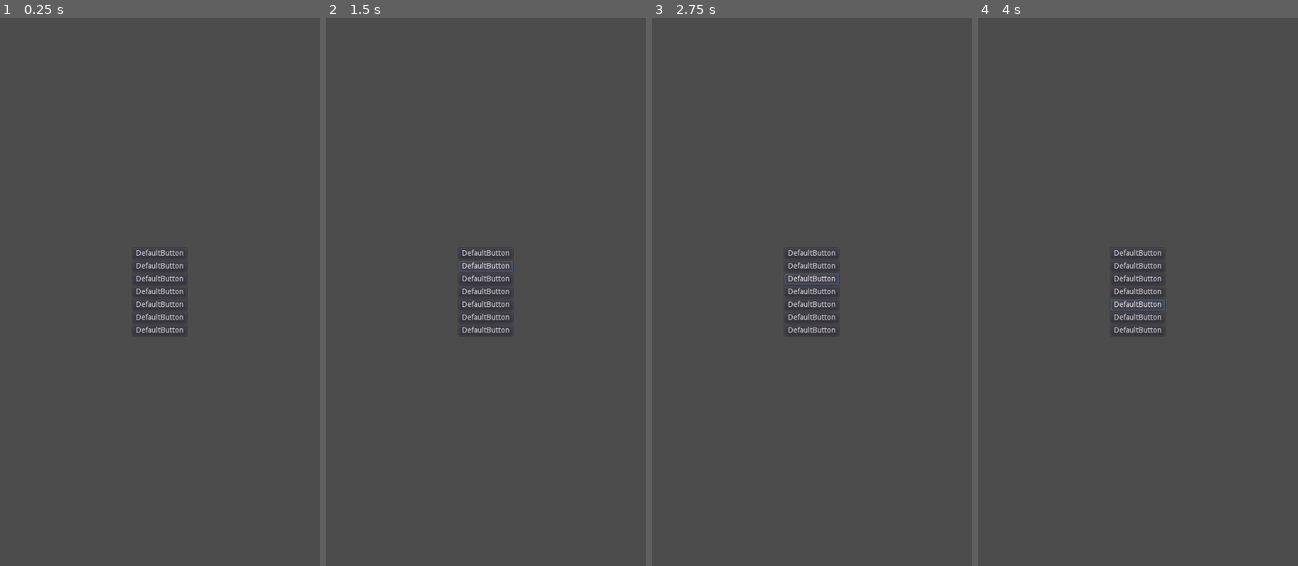
Above: before the commit, frames 1-4 (left to right).
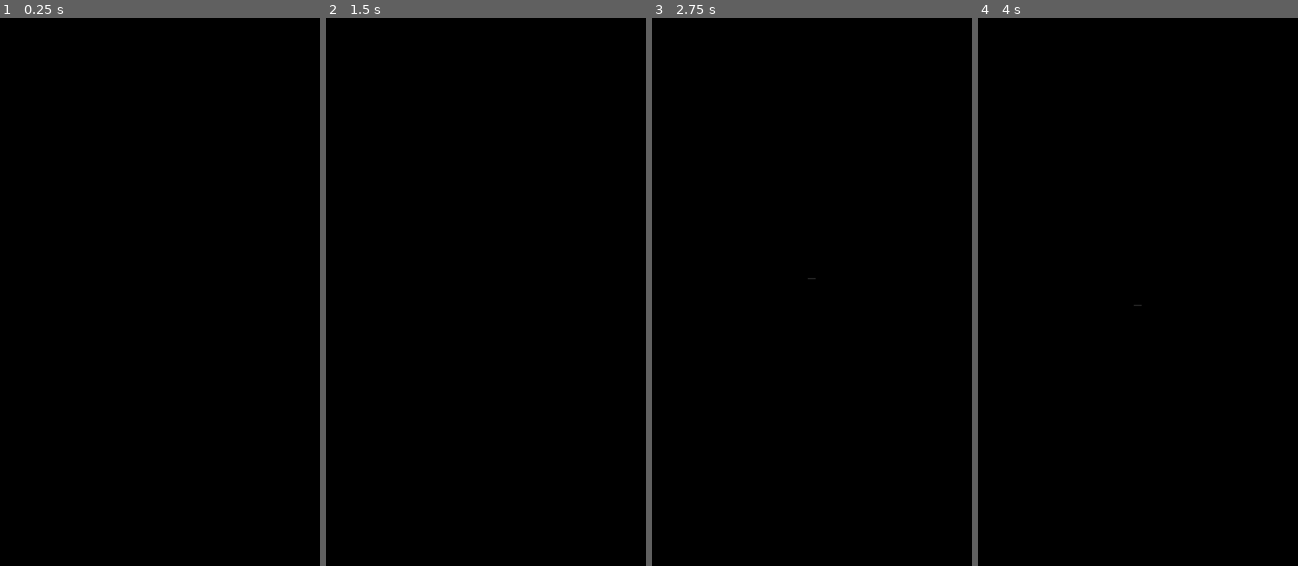
Above: after the commit, the same moments.

Repository: flight714/MedicationFlashCard
Game: Godot game, scene res://MainMenu.tscn
Two runs of this game, one before a commit and one after it. Both use one fixed random seed, a clock stepped at 60 frames per second and the inputs below.
Inputs (mouse positions are in pixels of both pictures, inside the frame that each line leads up to):
- Up to frame 1 (0.25 s): no input
- Up to frame 2 (1.5 s): click (486, 253) at 0.5 s, where only the run before the commit has a clickable "DefaultButton"; click (486, 264) at 1.25 s, where only the run before the commit has a clickable "DefaultButton"
- Up to frame 3 (2.75 s): click (812, 281) at 2 s, where only the run after the commit has a clickable "Search Library"
- Up to frame 4 (4 s): click (1138, 281) at 2.75 s, where only the run before the commit has a clickable "DefaultButton"; click (1138, 302) at 3.5 s, where only the run after the commit has a clickable "View Selection"

The runs differ from the first frame. In frame 1, 100% of the frame differs, in the area x 0-100%, y 0-100%; in frame 2, 100%; in frame 3, 100%; in frame 4, 100%.

Commit message:
Victories and Defeats
Most of the file system appears to work (need to inforporate more when finished with card code).

Flashcard draws correctly on onsent but needs tweaking to work correctly. Looking into alternate formats for row formatting.

Diff:
--- a/MainMenu.gd
+++ b/MainMenu.gd
@@ -1,4 +1,30 @@
 extends Node2D
 
 func _ready():
-	pass
+	$CanvasLayer/Background.color = ProgramController.get_background_color()
+	for c in $CanvasLayer/CenterContainer/VBoxContainer.get_children():
+		c.modulate = ProgramController.check_body_system_color("null")
+		c.modulate.a = 0.0
+	fade_in(1.5)
+
+func _on_CreateNew_pressed():
+# warning-ignore:return_value_discarded
+	get_tree().change_scene("res://flashcard_code/FlashCard.tscn")
+
+func fade_in(speed=0.7):
+	var fade_tween = Tween.new()
+	add_child(fade_tween)
+	for c in $CanvasLayer/CenterContainer/VBoxContainer.get_children():
+		fade_tween.interpolate_property(c, "modulate", c.modulate, Color(c.modulate.r, c.modulate.b, c.modulate.b, 1.0), speed, Tween.TRANS_LINEAR, Tween.EASE_IN)
+	fade_tween.start()
+	yield(fade_tween, "tween_all_completed")
+	fade_tween.queue_free()
+
+func fade_out(speed=0.7):
+	var fade_tween = Tween.new()
+	add_child(fade_tween)
+	for c in $CanvasLayer/CenterContainer/VBoxContainer.get_children():
+		fade_tween.interpolate_property(c, "modulate", c.modulate, Color(c.modulate.r, c.modulate.b, c.modulate.b, 0.0), speed, Tween.TRANS_LINEAR, Tween.EASE_IN)
+	fade_tween.start()
+	yield(fade_tween, "tween_all_completed")
+	fade_tween.queue_free()
--- a/MainMenu.tscn
+++ b/MainMenu.tscn
@@ -1,11 +1,24 @@
-[gd_scene load_steps=2 format=2]
+[gd_scene load_steps=5 format=2]
 
 [ext_resource path="res://MainMenu.gd" type="Script" id=1]
+[ext_resource path="res://assets/fonts/MainButtonStyleBox.tres" type="StyleBox" id=2]
+[ext_resource path="res://assets/fonts/MainButtonTheme.tres" type="Theme" id=3]
+
+[sub_resource type="StyleBoxFlat" id=1]
+bg_color = Color( 0.6, 0.6, 0.6, 0.317647 )
 
 [node name="MainMenu" type="Node2D"]
 script = ExtResource( 1 )
 
 [node name="CanvasLayer" type="CanvasLayer" parent="."]
+
+[node name="Background" type="ColorRect" parent="CanvasLayer"]
+anchor_right = 1.0
+anchor_bottom = 1.0
+color = Color( 0, 0, 0, 1 )
+__meta__ = {
+"_edit_use_anchors_": false
+}
 
 [node name="CenterContainer" type="CenterContainer" parent="CanvasLayer"]
 anchor_right = 1.0
@@ -15,48 +28,56 @@
 }
 
 [node name="VBoxContainer" type="VBoxContainer" parent="CanvasLayer/CenterContainer"]
-margin_left = 249.0
-margin_top = 430.0
-margin_right = 350.0
-margin_bottom = 594.0
+margin_left = 233.0
+margin_top = 396.0
+margin_right = 367.0
+margin_bottom = 628.0
+custom_constants/separation = 48
 
-[node name="Button" type="Button" parent="CanvasLayer/CenterContainer/VBoxContainer"]
-margin_right = 101.0
-margin_bottom = 20.0
-text = "DefaultButton"
+[node name="CreateNew" type="Button" parent="CanvasLayer/CenterContainer/VBoxContainer"]
+margin_right = 134.0
+margin_bottom = 22.0
+theme = ExtResource( 3 )
+custom_styles/hover = SubResource( 1 )
+custom_styles/pressed = ExtResource( 2 )
+custom_styles/focus = ExtResource( 2 )
+custom_styles/disabled = ExtResource( 2 )
+custom_styles/normal = ExtResource( 2 )
+text = "Create New Card"
 
-[node name="Button2" type="Button" parent="CanvasLayer/CenterContainer/VBoxContainer"]
-margin_top = 24.0
-margin_right = 101.0
-margin_bottom = 44.0
-text = "DefaultButton"
+[node name="Search Library" type="Button" parent="CanvasLayer/CenterContainer/VBoxContainer"]
+margin_top = 70.0
+margin_right = 134.0
+margin_bottom = 92.0
+theme = ExtResource( 3 )
+custom_styles/hover = SubResource( 1 )
+custom_styles/pressed = ExtResource( 2 )
+custom_styles/focus = ExtResource( 2 )
+custom_styles/disabled = ExtResource( 2 )
+custom_styles/normal = ExtResource( 2 )
+text = "Search Library"
 
-[node name="Button3" type="Button" parent="CanvasLayer/CenterContainer/VBoxContainer"]
-margin_top = 48.0
-margin_right = 101.0
-margin_bottom = 68.0
-text = "DefaultButton"
+[node name="View Selection" type="Button" parent="CanvasLayer/CenterContainer/VBoxContainer"]
+margin_top = 140.0
+margin_right = 134.0
+margin_bottom = 162.0
+theme = ExtResource( 3 )
+custom_styles/hover = SubResource( 1 )
+custom_styles/pressed = ExtResource( 2 )
+custom_styles/focus = ExtResource( 2 )
+custom_styles/disabled = ExtResource( 2 )
+custom_styles/normal = ExtResource( 2 )
+text = "View Selection"
 
-[node name="Button4" type="Button" parent="CanvasLayer/CenterContainer/VBoxContainer"]
-margin_top = 72.0
-margin_right = 101.0
-margin_bottom = 92.0
-text = "DefaultButton"
-
-[node name="Button5" type="Button" parent="CanvasLayer/CenterContainer/VBoxContainer"]
-margin_top = 96.0
-margin_right = 101.0
-margin_bottom = 116.0
-text = "DefaultButton"
-
-[node name="Button6" type="Button" parent="CanvasLayer/CenterContainer/VBoxContainer"]
-margin_top = 120.0
-margin_right = 101.0
-margin_bottom = 140.0
-text = "DefaultButton"
-
-[node name="Button7" type="Button" parent="CanvasLayer/CenterContainer/VBoxContainer"]
-margin_top = 144.0
-margin_right = 101.0
-margin_bottom = 164.0
-text = "DefaultButton"
+[node name="Settings" type="Button" parent="CanvasLayer/CenterContainer/VBoxContainer"]
+margin_top = 210.0
+margin_right = 134.0
+margin_bottom = 232.0
+theme = ExtResource( 3 )
+custom_styles/hover = SubResource( 1 )
+custom_styles/pressed = ExtResource( 2 )
+custom_styles/focus = ExtResource( 2 )
+custom_styles/disabled = ExtResource( 2 )
+custom_styles/normal = ExtResource( 2 )
+text = "Settings"
+[connection signal="pressed" from="CanvasLayer/CenterContainer/VBoxContainer/CreateNew" to="." method="_on_CreateNew_pressed"]
--- /dev/null
+++ b/assets/fonts/MainButtonStyleBox.tres
@@ -0,0 +1,3 @@
+[gd_resource type="StyleBoxEmpty" format=2]
+
+[resource]
--- /dev/null
+++ b/assets/fonts/MainButtonTheme.tres
@@ -0,0 +1,9 @@
+[gd_resource type="Theme" load_steps=3 format=2]
+
+[ext_resource path="res://assets/fonts/IBM_Plex_Serif/IBMPlexSerif-Bold.ttf" type="DynamicFontData" id=1]
+
+[sub_resource type="DynamicFont" id=1]
+font_data = ExtResource( 1 )
+
+[resource]
+default_font = SubResource( 1 )
--- /dev/null
+++ b/flashcard_code/AddButton.gd
@@ -0,0 +1,10 @@
+extends TextureButton
+
+signal _new_item_requested(category)
+var category : String = "null"
+
+func _ready():
+	pass
+
+func _on_AddButton_pressed():
+	emit_signal("_new_item_requested", category)
--- /dev/null
+++ b/flashcard_code/AddButton.tscn
@@ -0,0 +1,17 @@
+[gd_scene load_steps=3 format=2]
+
+[ext_resource path="res://assets/add_button.png" type="Texture" id=1]
+[ext_resource path="res://flashcard_code/AddButton.gd" type="Script" id=2]
+
+[node name="AddButton" type="TextureButton"]
+margin_right = 20.0
+margin_bottom = 20.0
+texture_normal = ExtResource( 1 )
+texture_pressed = ExtResource( 1 )
+texture_hover = ExtResource( 1 )
+expand = true
+script = ExtResource( 2 )
+__meta__ = {
+"_edit_use_anchors_": false
+}
+[connection signal="pressed" from="." to="." method="_on_AddButton_pressed"]
--- /dev/null
+++ b/flashcard_code/AltTesting.tscn
@@ -0,0 +1,39 @@
+[gd_scene load_steps=3 format=2]
+
+[ext_resource path="res://flashcard_code/CategoryRow.tscn" type="PackedScene" id=1]
+[ext_resource path="res://flashcard_code/DynamicLabel.tscn" type="PackedScene" id=2]
+
+[node name="AltTesting" type="Control"]
+anchor_top = 0.000167236
+anchor_right = 1.0
+anchor_bottom = 1.00017
+__meta__ = {
+"_edit_use_anchors_": false
+}
+
+[node name="VBoxContainer" type="VBoxContainer" parent="."]
+anchor_top = -0.00029929
+anchor_right = 1.0
+anchor_bottom = 0.999701
+__meta__ = {
+"_edit_use_anchors_": false
+}
+
+[node name="HBoxContainer" type="HBoxContainer" parent="VBoxContainer"]
+margin_right = 600.0
+margin_bottom = 24.0
+
+[node name="DynamicLabel" parent="VBoxContainer/HBoxContainer" instance=ExtResource( 2 )]
+margin_right = 12.0
+
+[node name="CategoryRow" parent="VBoxContainer/HBoxContainer" instance=ExtResource( 1 )]
+anchor_left = 0.0
+anchor_top = 0.0
+anchor_right = 0.0
+anchor_bottom = 0.0
+margin_left = 16.0
+margin_top = 0.0
+margin_right = 16.0
+margin_bottom = 24.0
+max_text_lines = 6
+max_columns = 17
--- /dev/null
+++ b/flashcard_code/CategoryRow.gd
@@ -0,0 +1,7 @@
+extends ItemList
+
+func _ready():
+	pass
+
+func _unhandled_input(event):
+	add_item("Hello world")
--- /dev/null
+++ b/flashcard_code/CategoryRow.tscn
@@ -0,0 +1,28 @@
+[gd_scene load_steps=4 format=2]
+
+[ext_resource path="res://assets/fonts/MainButtonTheme.tres" type="Theme" id=1]
+[ext_resource path="res://flashcard_code/CategoryRow.gd" type="Script" id=2]
+[ext_resource path="res://assets/fonts/MainButtonStyleBox.tres" type="StyleBox" id=3]
+
+[node name="CategoryRow" type="ItemList"]
+anchor_left = 0.017
+anchor_top = 0.01
+anchor_right = 0.983
+anchor_bottom = 0.049
+margin_left = -0.200001
+margin_top = -0.240001
+margin_right = 0.199951
+margin_bottom = -0.176003
+theme = ExtResource( 1 )
+custom_styles/cursor = ExtResource( 3 )
+custom_styles/selected_focus = ExtResource( 3 )
+custom_styles/bg_focus = ExtResource( 3 )
+custom_styles/cursor_unfocused = ExtResource( 3 )
+custom_styles/selected = ExtResource( 3 )
+custom_styles/bg = ExtResource( 3 )
+auto_height = true
+max_columns = 22
+script = ExtResource( 2 )
+__meta__ = {
+"_edit_use_anchors_": false
+}
--- /dev/null
+++ b/flashcard_code/DynamicLabel.gd
@@ -0,0 +1,5 @@
+extends Label
+
+
+func _ready():
+	pass
--- /dev/null
+++ b/flashcard_code/DynamicLabel.tscn
@@ -0,0 +1,19 @@
+[gd_scene load_steps=4 format=2]
+
+[ext_resource path="res://flashcard_code/DynamicLabel.gd" type="Script" id=1]
+[ext_resource path="res://assets/fonts/IBM_Plex_Serif/IBMPlexSerif-Regular.ttf" type="DynamicFontData" id=2]
+
+[sub_resource type="DynamicFont" id=1]
+size = 18
+use_filter = true
+font_data = ExtResource( 2 )
+
+[node name="DynamicLabel" type="Label"]
+margin_right = 14.0
+margin_bottom = 24.0
+custom_fonts/font = SubResource( 1 )
+text = "A"
+script = ExtResource( 1 )
+__meta__ = {
+"_edit_use_anchors_": false
+}
--- a/flashcard_code/FlashCard.gd
+++ b/flashcard_code/FlashCard.gd
@@ -3,69 +3,112 @@
 class_name FlashCard
 
 var screen_size = Rect2()
+
+var title_alpha = 0
+var categories_alpha = 1
+
+var dynamic_label = preload("res://flashcard_code/DynamicLabel.tscn")
+var add_button = preload("res://flashcard_code/AddButton.tscn")
+
+var label_position_dict = {}
 
 onready var category_dict = {
 	"title_card_position" : {
 		"position" :Vector2(),
-		"name" : "",
-		"label" : $Control/CardTitle
+		"name" : "New Medication",
+		"extra_rows" : 0,
+		"index" : 0,
+		"label" : $Control/CardTitle,
+		"add_button" : TextureButton
 		},
 	"Generic Name(s):" : {
 		"position" : Vector2(),
 		"name" : "",
 		"index" : 0,
+		"extra_rows" : 0,
 		"label" : $Control/Generic
 		},
 	"Brand Name(s):" : {
 		"position" : Vector2(),
 		"names" : [],
 		"index" : 1,
-		"label" : $Control/Brand
+		"extra_rows" : 0,
+		"label" : $Control/Brand,
+		"add_button" : TextureButton
 		},
 	"Indication:" : {
 		"position" : Vector2(),
 		"text" : "",
 		"index" : 2,
-		"label" : $Control/Indication
+		"extra_rows" : 0,
+		"label" : $Control/Indication,
+		"add_button" : TextureButton
 		},
 	"Route:" : {
 		"position" : Vector2(),
 		"routes" : [],
 		"index" : 3,
-		"label" : $Control/Route
+		"extra_rows" : 0,
+		"label" : $Control/Route,
+		"add_button" : TextureButton
 		},
 	"Action:" : {
 		"position" : Vector2(),
 		"text" : "",
 		"index" : 4,
-		"label" : $Control/Action
+		"extra_rows" : 0,
+		"label" : $Control/Action,
+		"add_button" : TextureButton
 		},
 	"Adverse Reactions:" : {
 		"position" : Vector2(),
 		"systems" : {},
 		"index" : 5,
 		"extra_rows" : 0,
-		"label" : $Control/AdverseReactions
+		"label" : $Control/AdverseReactions,
+		"add_button" : TextureButton
 		},
 	"Blackbox Warning:" : {
 		"position" : Vector2(),
 		"text" : "N/A",
 		"index" : 6,
-		"label" : $Control/BlackBoxWarnings
+		"extra_rows" : 0,
+		"label" : $Control/BlackBoxWarnings,
+		"add_button" : TextureButton
 		},
 	"Lab Effect:" : {
 		"position" : Vector2(),
 		"text" : "N/A",
 		"index" : 7,
-		"label" : $Control/LabEffects
+		"extra_rows" : 0,
+		"label" : $Control/LabEffects,
+		"add_button" : TextureButton
 		}
 	}
 var title_spacer = 50.0
 
 func _ready():
+	$Background.color = ProgramController.get_background_color()
+	for i in $Control.get_child_count():
+		$Control.get_children()[i].modulate = ProgramController.check_body_system_color("null")
 	update_screen_rect()
 # warning-ignore:return_value_discarded
 	get_tree().connect("screen_resized", self, "update_screen_rect")
+	setup_buttons()
+
+# warning-ignore:unused_argument
+func _process(delta):
+	category_dict["title_card_position"]["label"].modulate.a = title_alpha
+	for k in category_dict:
+		if k != "title_card_position":
+			category_dict[k]["label"].modulate.a = categories_alpha
+
+# warning-ignore:unused_argument
+func _unhandled_input(event):
+	#testing
+	if event.is_action_pressed("ui_accept"):
+		#pass
+		_add_field_text_to_category("Adverse Reactions:", "This should be approached with caution")
 
 func update_screen_rect():
 	screen_size = get_viewport().get_visible_rect()
@@ -76,20 +119,105 @@
 func _is_inside_screen(rect : Rect2) -> bool:
 	return screen_size.encloses(rect)
 
-func _add_next_label_on_row():
+func _add_label_to_row(category : String, label_text : String, assigned_system_color="null"):
+	var new_label = dynamic_label.instance()
+	new_label.text = label_text
+	new_label.modulate = ProgramController.check_body_system_color(assigned_system_color)
+	new_label.modulate.a = categories_alpha
+	add_child(new_label)
+	var new_position : Vector2
+	if !label_position_dict.has(category):
+		new_position = Vector2(category_dict[category]["label"].rect_position.x, category_dict[category]["label"].rect_position.y + 8)
+		new_position.x += category_dict[category]["label"].rect_size.x*1.05
+		label_position_dict[category] = [new_position]
+	new_label.rect_position = label_position_dict[category].back()
+	if !_is_inside_screen(new_label.get_rect()):
+		if category_dict[category].has("extra_rows"):
+			if category_dict[category]["extra_rows"] == 0:
+				category_dict[category]["extra_rows"] += 1
+			else:
+				category_dict[category]["extra_rows"] += 0.5
+			setup_categories()
+			new_label.rect_position = Vector2(category_dict[category]["label"].rect_position.x, (category_dict[category]["index"]+category_dict[category]["extra_rows"])*title_spacer)
+	var next_position = new_label.rect_position + Vector2(new_label.rect_size.x+5, 0)
+	category_dict[category]["add_button"].rect_position = next_position
+	label_position_dict[category].append(next_position)
+	update_buttons()
+
+# warning-ignore:unused_argument
+func _add_field_text_to_category(category : String, new_text : String):
+# warning-ignore:unused_variable
+	var text_array = new_text.split(" ")
+	var system_color = ProgramController.get_body_system_by_effect(new_text)
+	for word in text_array:
+		_add_label_to_row(category, word, system_color)
+
+# warning-ignore:unused_argument
+func _add_new_item(category : String):
 	pass
 
+func update_categories():
+	for k in category_dict:
+		if category_dict[k].has("text"):
+			pass
+		if category_dict[k].has("route"):
+			pass
+		if category_dict[k].has("systems"):
+			pass
+
 func setup_categories():
-	var row_modifier = category_dict["Adverse Reactions:"]["extra_rows"]
 	for k in category_dict:
 		if k == "title_card_position":
-			category_dict[k]["position"] = (get_viewport().size * 0.5) - category_dict[k]["label"].rect_size*0.5
+			category_dict[k]["position"] = (get_viewport().size * 0.5) - category_dict[k]["label"].rect_size*1.5
 			category_dict[k]["label"].set_position(category_dict[k]["position"])
 			category_dict[k]["label"].text = category_dict[k]["name"]
 		else:
 			var modifier = category_dict[k]["index"]
-			if modifier > category_dict["Adverse Reactions:"]["index"]:
-				modifier += row_modifier
+			var previous_extra_rows = 0
+			for j in category_dict:
+				if category_dict[j]["index"] < category_dict[k]["index"]:
+					previous_extra_rows += category_dict[j]["extra_rows"]
+			modifier += previous_extra_rows
 			category_dict[k]["position"] = Vector2(screen_size.position.x, screen_size.position.y + (title_spacer*modifier))
 			category_dict[k]["label"].set_position(category_dict[k]["position"])
 			category_dict[k]["label"].text = k
+
+		#"add_button" : TextureButton
+func setup_buttons():
+	for k in category_dict:
+		if k != "title_card_position":
+			var new_add_button = add_button.instance()
+			add_child(new_add_button)
+			new_add_button.category = k
+			new_add_button.connect("_new_item_requested", self, "_add_new_item")
+			new_add_button.rect_position = category_dict[k]["position"] + Vector2(category_dict[k]["label"].rect_size.x,9)
+			category_dict[k]["add_button"] = new_add_button
+
+func update_buttons():
+	for k in category_dict:
+		if category_dict[k].has("add_button"):
+			var button : TextureButton
+			button = category_dict[k]["add_button"]
+			if label_position_dict.has(k):
+				button.rect_position = label_position_dict[k].back()
+			else:
+				button.rect_position = category_dict[k]["position"]
+
+# EFFECTS
+func flip_card_to_title():
+	var flip_tween = Tween.new()
+	add_child(flip_tween)
+	flip_tween.interpolate_property(self, "title_alpha", title_alpha, 1.0, 0.7, Tween.TRANS_SINE, Tween.EASE_IN_OUT)
+	flip_tween.interpolate_property(self, "categories_alpha", categories_alpha, 0.0, 0.7, Tween.TRANS_SINE, Tween.EASE_IN_OUT)
+	flip_tween.start()
+	yield(flip_tween, "tween_completed")
+	flip_tween.queue_free()
+
+func flip_card_to_categories():
+	var flip_tween = Tween.new()
+	add_child(flip_tween)
+	flip_tween.interpolate_property(self, "title_alpha", title_alpha, 0.0, 0.7, Tween.TRANS_SINE, Tween.EASE_IN_OUT)
+	flip_tween.interpolate_property(self, "categories_alpha", categories_alpha, 1.0, 0.7, Tween.TRANS_SINE, Tween.EASE_IN_OUT)
+	flip_tween.start()
+	yield(flip_tween, "tween_completed")
+	flip_tween.queue_free()
--- a/flashcard_code/FlashCard.tscn
+++ b/flashcard_code/FlashCard.tscn
@@ -12,6 +12,14 @@
 [node name="FlashCard" type="CanvasLayer"]
 script = ExtResource( 1 )
 
+[node name="Background" type="ColorRect" parent="."]
+anchor_right = 1.0
+anchor_bottom = 1.0
+color = Color( 0, 0, 0, 1 )
+__meta__ = {
+"_edit_use_anchors_": false
+}
+
 [node name="Control" type="Control" parent="."]
 anchor_right = 1.0
 anchor_bottom = 1.0
@@ -20,7 +28,6 @@
 }
 
 [node name="CardTitle" type="Label" parent="Control"]
-visible = false
 anchor_left = -0.00107188
 anchor_right = -0.00107188
 anchor_bottom = 0.0166016
@@ -43,7 +50,7 @@
 margin_right = 147.144
 margin_bottom = 68.607
 custom_fonts/font = SubResource( 1 )
-text = "false"
+text = "Generic Name(s):"
 __meta__ = {
 "_edit_use_anchors_": false
 }
@@ -57,7 +64,7 @@
 margin_right = 147.144
 margin_bottom = 68.607
 custom_fonts/font = SubResource( 1 )
-text = "false"
+text = "Brand Name(s):"
 __meta__ = {
 "_edit_use_anchors_": false
 }
@@ -71,7 +78,7 @@
 margin_right = 147.144
 margin_bottom = 68.607
 custom_fonts/font = SubResource( 1 )
-text = "false"
+text = "Indication:"
 __meta__ = {
 "_edit_use_anchors_": false
 }
@@ -85,7 +92,7 @@
 margin_right = 147.144
 margin_bottom = 68.607
 custom_fonts/font = SubResource( 1 )
-text = "false"
+text = "Action:"
 __meta__ = {
 "_edit_use_anchors_": false
 }
@@ -99,7 +106,7 @@
 margin_right = 147.144
 margin_bottom = 68.607
 custom_fonts/font = SubResource( 1 )
-text = "false"
+text = "Route:"
 __meta__ = {
 "_edit_use_anchors_": false
 }
@@ -113,7 +120,7 @@
 margin_right = 147.144
 margin_bottom = 68.607
 custom_fonts/font = SubResource( 1 )
-text = "false"
+text = "Adverse Reactions:"
 __meta__ = {
 "_edit_use_anchors_": false
 }
@@ -127,7 +134,7 @@
 margin_right = 147.144
 margin_bottom = 68.607
 custom_fonts/font = SubResource( 1 )
-text = "false"
+text = "Blackbox Warning:"
 __meta__ = {
 "_edit_use_anchors_": false
 }
@@ -136,12 +143,12 @@
 anchor_left = -0.00107188
 anchor_right = -0.00107188
 anchor_bottom = 0.0166016
-margin_left = 86.1438
-margin_top = 50.607
-margin_right = 147.144
-margin_bottom = 68.607
+margin_left = 86.6431
+margin_top = 51.0
+margin_right = 228.643
+margin_bottom = 69.0
 custom_fonts/font = SubResource( 1 )
-text = "false"
+text = "Lab Effects"
 __meta__ = {
 "_edit_use_anchors_": false
 }
--- /dev/null
+++ b/flashcard_code/TextField.gd
@@ -0,0 +1,4 @@
+extends RichTextLabel
+
+func _ready():
+	modulate = ProgramController.check_body_system_color("null")
--- /dev/null
+++ b/flashcard_code/TextField.tscn
@@ -0,0 +1,21 @@
+[gd_scene load_steps=5 format=2]
+
+[ext_resource path="res://assets/fonts/IBM_Plex_Serif/IBMPlexSerif-Regular.ttf" type="DynamicFontData" id=1]
+[ext_resource path="res://flashcard_code/TextField.gd" type="Script" id=2]
+
+[sub_resource type="DynamicFont" id=1]
+size = 18
+use_filter = true
+font_data = ExtResource( 1 )
+
+[sub_resource type="Theme" id=2]
+default_font = SubResource( 1 )
+
+[node name="RichTextLabel" type="RichTextLabel"]
+margin_right = 98.0
+margin_bottom = 40.0
+theme = SubResource( 2 )
+script = ExtResource( 2 )
+__meta__ = {
+"_edit_use_anchors_": false
+}
--- a/flashcard_code/autoload/ProgramController.gd
+++ b/flashcard_code/autoload/ProgramController.gd
@@ -149,11 +149,20 @@
 		else:
 			return ColorN("black")
 
+func get_body_system_by_effect(effect : String) -> String:
+	var body_system = "null"
+	for k in body_system_dict:
+		if effect == k:
+			body_system = k
+		elif body_system_dict[k]["known_effects"].has(effect):
+			body_system = k
+	return body_system
+
 func is_night_mode() -> bool:
-	return config_settings["isNightMode"]
+	return config_settings["isNightMode"] == true
 
 func get_background_color() -> Color:
 	if is_night_mode():
 		return ColorN("black")
 	else:
-		return ColorN("white")
+		return Color(1,1,1)
Binary file added: assets/add_button.png
Not shown, added: assets/add_button.png.import
Not shown, added: assets/.DS_Store
Not shown, removed: card_library/card_library.md
Not shown, removed: image_library/image_library.md
